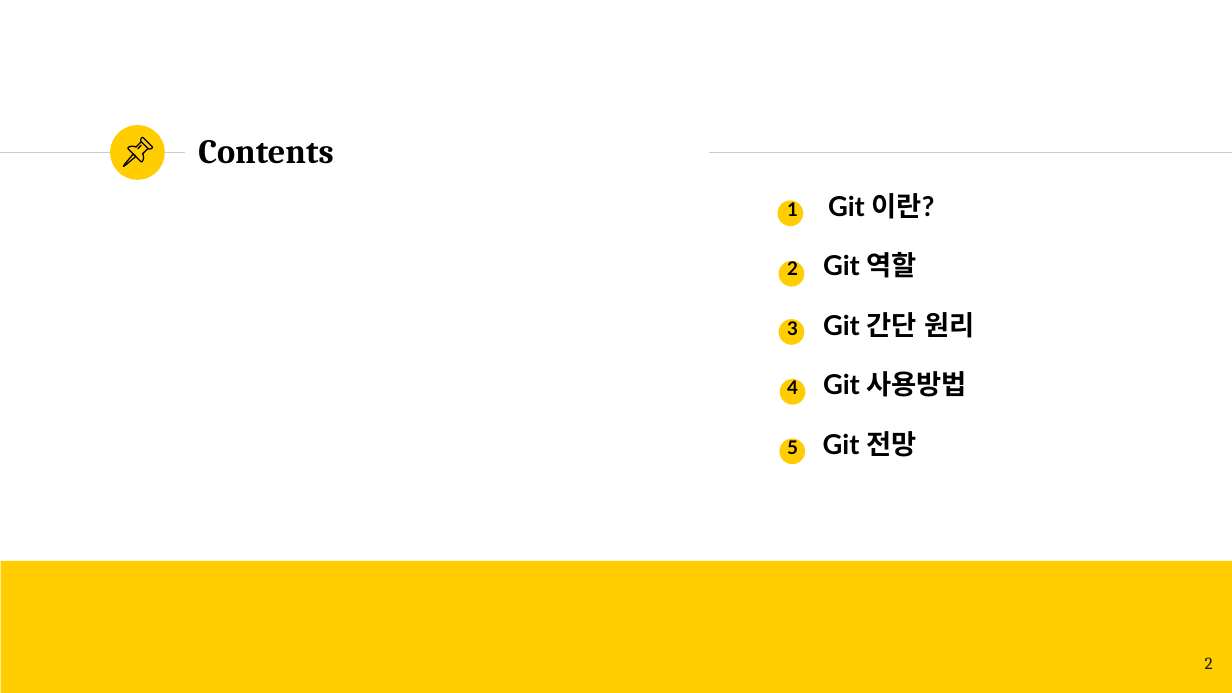
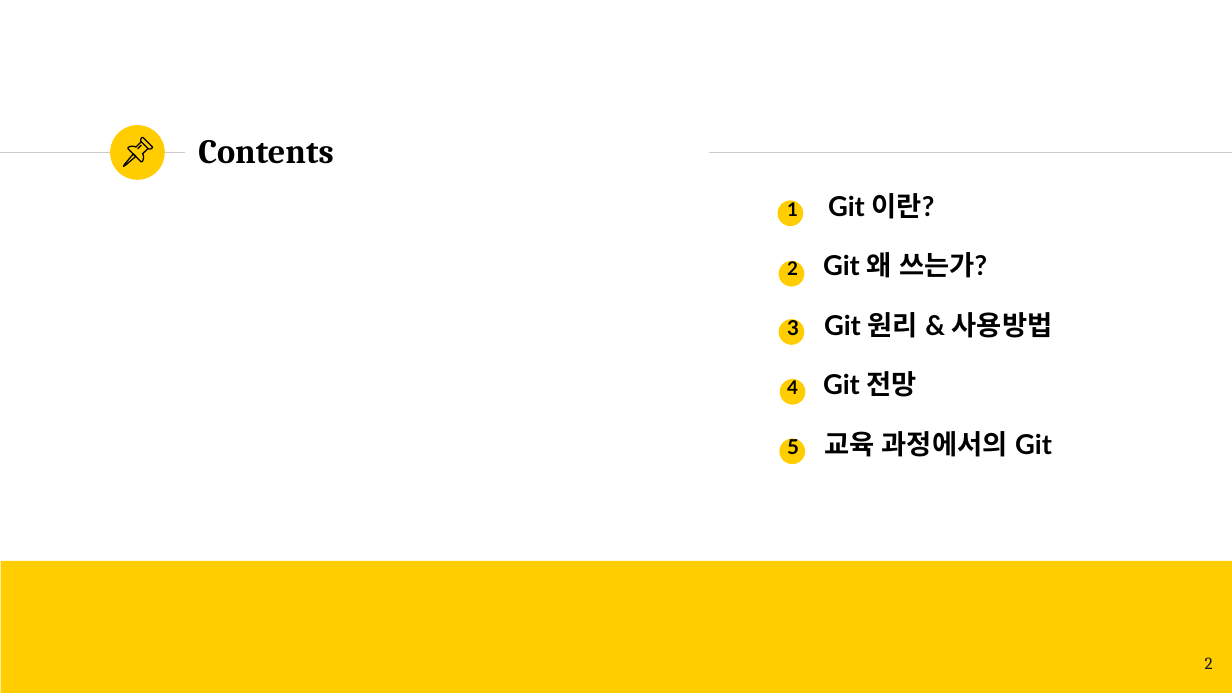
Before and after one commit to romiii37/CampusSeven, a slide deck: slide 2 of Git.pptx. Drawn at 1232x693 pixels with LibreOffice and Linux fonts; fonts in the diff are those of the drawing. Boxes give left, top, right and bottom in pixels: in the first picture for what was removed or moved away, otherwise in the second. Text is boxed around its words. In the diff, an @@ line names an element or a change of style, - is before the commit and + after.

```diff
--- a/Git.pptx
+++ b/Git.pptx
@@ text at (x1=787, y1=252, x2=1052, y2=457): text changed @@
-2 Git 역할
-3 Git 간단 원리
-4 Git 사용방법
-5 Git 전망
+2 Git 왜 쓰는가?
+3 Git 원리 & 사용방법
+4 Git 전망
+5 교육 과정에서의 Git
```
Also in this commit, not shown: 9 other slides changed, 5 slides added, 3 slides removed.
